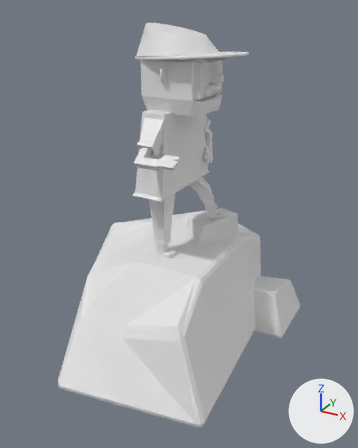
An edit to the Blender file asset/BONHOMME BLEU2.blend, drawn before and after from the same camera.
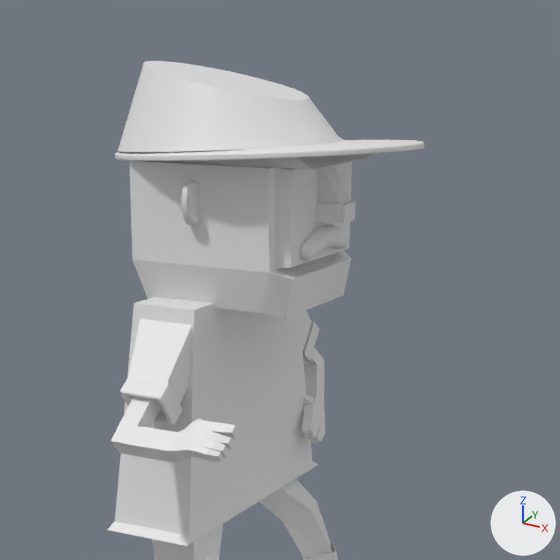
Old and new are each drawn whole from a camera (50 mm lens) standing at (3.99, -7.99, 4.95) and looking at (0.08, -0.87, 1.39) and again close up on the part from 26% to 84% of the width and 0% to 46% of the height. Arrows for +X, +Y and +Z are at lower right; the lights stay in place. The last two pictures show the newer version. Materials are left out; every surface is plain grey.

Names of what the first close-up shows: 'Cube', 'Cylinder', 'Cylinder.001', 'Epaule D', 'bras d', 'bras g', 'corps', 'epaule G', 'jambe D', 'jambe G', 'moustache', 'oreille D' and 2 more.
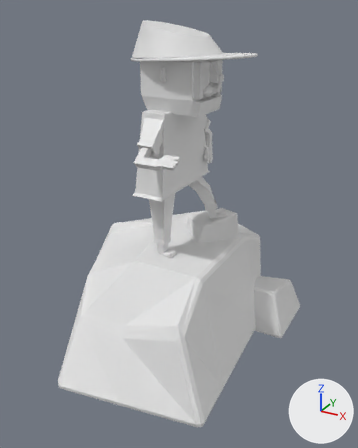
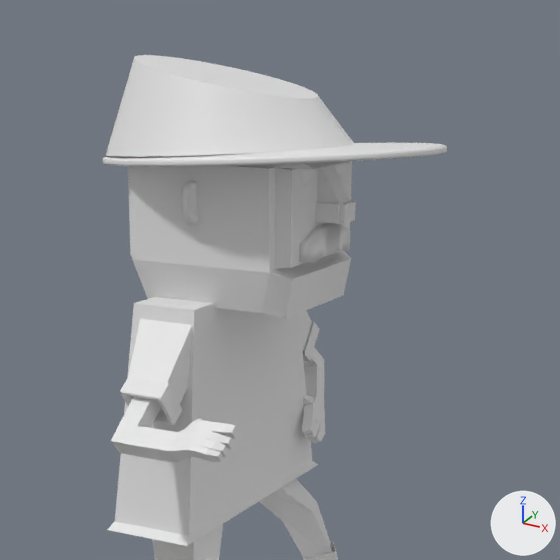
Diff of the bpy script that builds the scene:
```diff
--- a/asset/BONHOMME BLEU2.blend.py
+++ b/asset/BONHOMME BLEU2.blend.py
@@ ob_cylinder_001 @@
 ob_cylinder_001.rotation_euler = (0.0, 0.0688, 0.0)  # degrees (0, 3.9, 0)
+ob_cylinder_001.scale = (1.11, 1.11, 1.11)
```

Location of each change, [x1, y1, x2, y2] in pixels of the close-ups (560 x 560 px):
'Cylinder.001', rescaled (11% wider, 12% taller)
    before: [118, 61, 342, 152]
    after: [106, 55, 354, 157]
'Cylinder', rescaled (11% wider, 14% taller)
    before: [115, 140, 424, 161]
    after: [103, 143, 447, 167]
